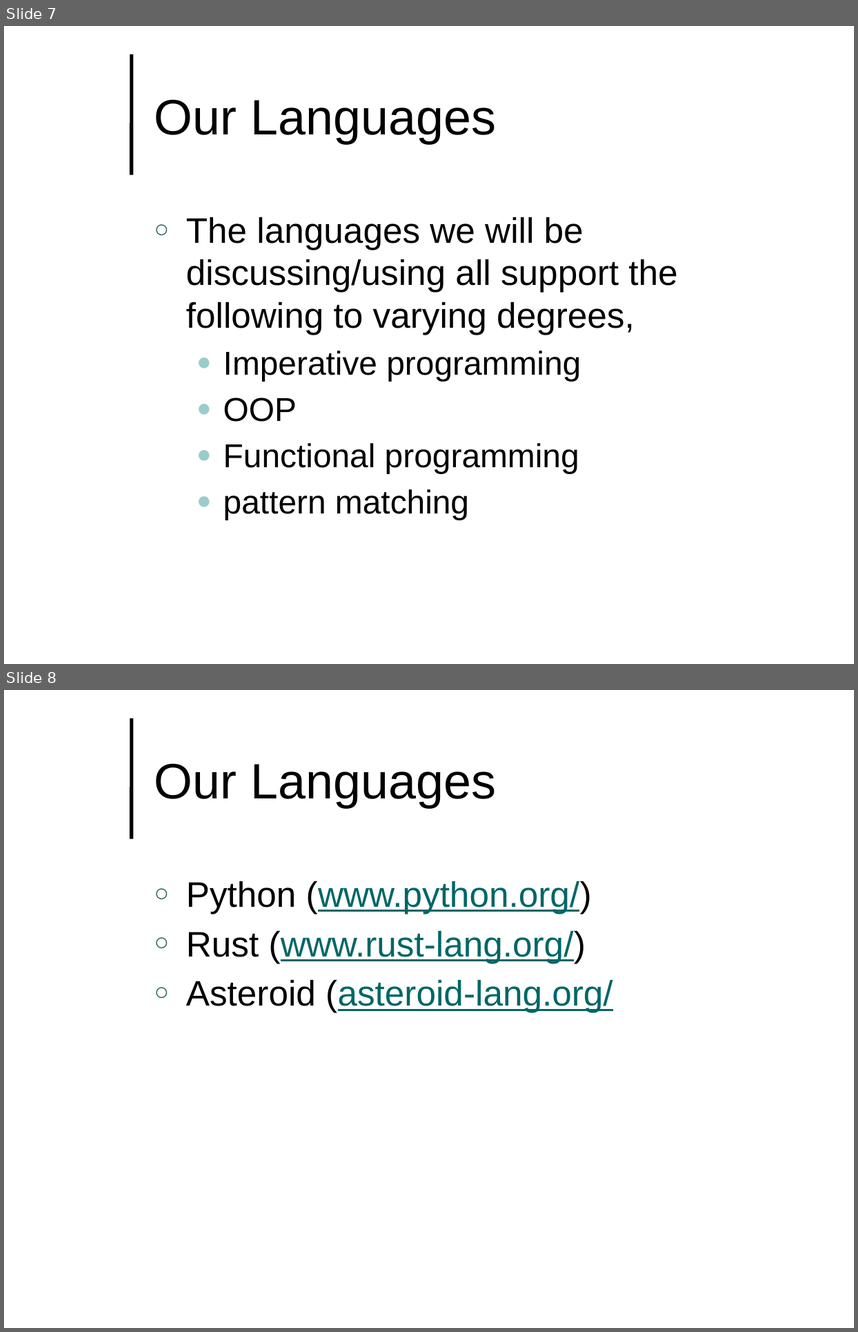
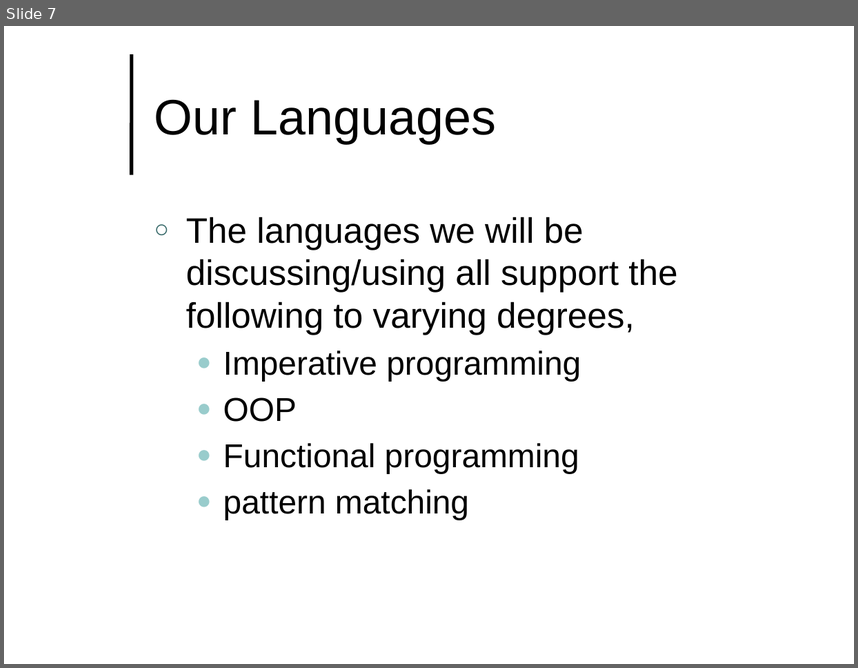
Before and after one commit to lutzhamel/CSC493, a slide deck: notes/csc493-ln001.pptx. Shown one above the other, each under a label of ours: slides 7 and 8 before the commit, slide 7 after it. The pictures are 858x1332 and 858x668 pixels, drawn with LibreOffice and Linux fonts; fonts in the diff are those of the drawing; background and template pictures are left out. Boxes give left, top, right and bottom in pixels: in the first picture for what was removed or moved away, otherwise in the second. Text is boxed around its words. In the diff, an @@ line names an element or a change of style, - is before the commit and + after.

```diff
--- a/notes/csc493-ln001.pptx
+++ b/notes/csc493-ln001.pptx
@@ slide 8 removed at bbox=[4, 690, 854, 1328], background #FFFFFF; not listed: 1 template element that a slide beside it also shows @@
@@ title removed at bbox=[154, 763, 496, 807] @@
-Our Languages
@@ text removed at bbox=[186, 880, 613, 1012] @@
-○ Python (www.python.org/)
-○ Rust (www.rust-lang.org/)
-○ Asteroid (asteroid-lang.org/
```
Also in this commit, not shown: 3 slides added, 6 other files.
